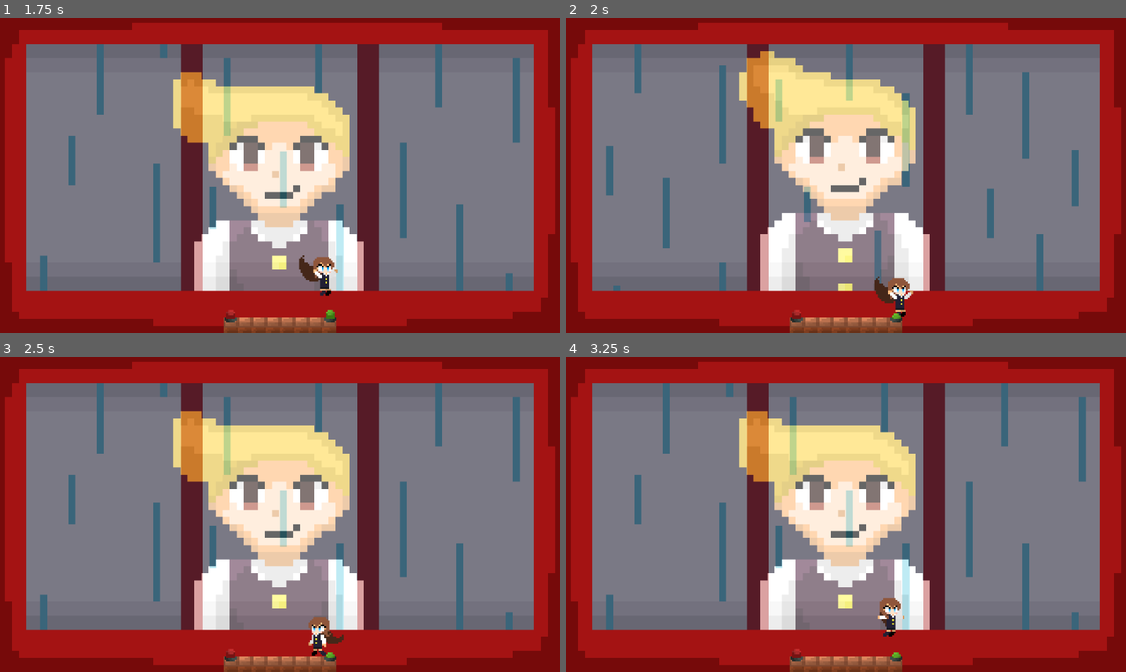
Above: before the commit, frames 1-4 (two rows, left to right).
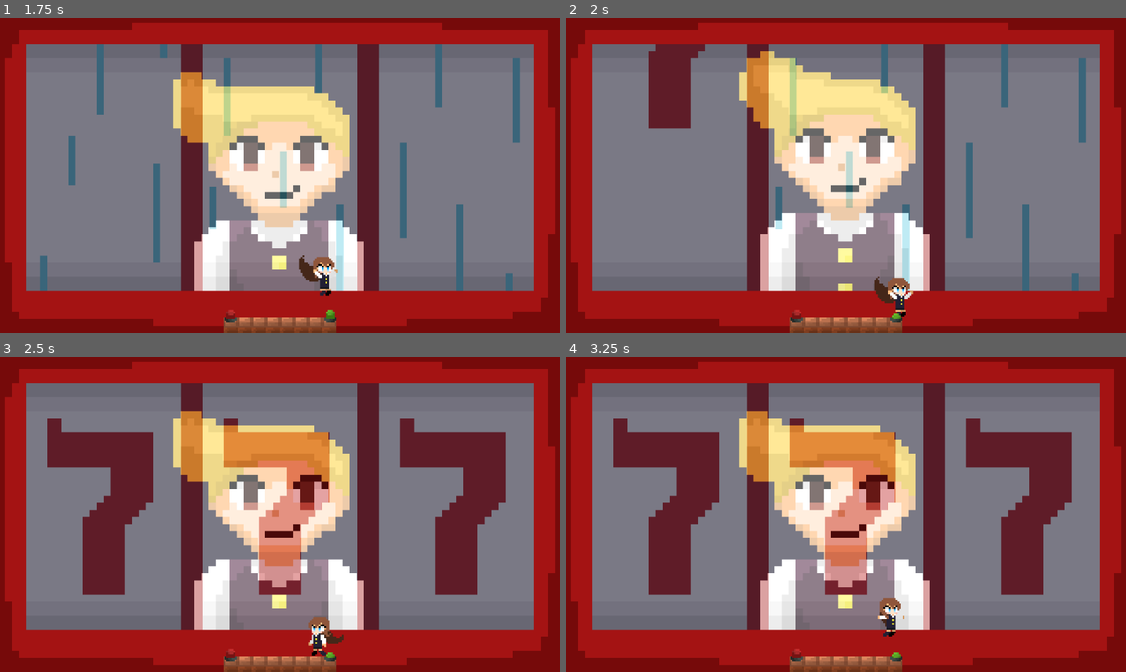
Above: after the commit, the same moments.

Repository: Kiydo/GameJam45
Game: Godot game, scene res://Scene/Stages/baseLevel.tscn
Two runs of this game, one before a commit and one after it. Both use one fixed random seed, a clock stepped at 60 frames per second and the inputs below.
Inputs:
- Up to frame 1 (1.75 s): hold D (move_right) from 0.53 s (still down); tap W (jump) at 0.77, 1.52 s
- Up to frame 2 (2 s): keep holding D (move_right)
- Up to frame 3 (2.5 s): release D (move_right) at 2.03 s; hold A (move_left) from 2.03 s (still down)
- Up to frame 4 (3.25 s): release A (move_left) at 2.78 s; hold D (move_right) from 2.78 s (still down); tap W (jump) at 3.02 s

Frame 1 is identical in both runs. In frame 2, 8.3% of the frame differs, in the area x 7-93%, y 8-87%; in frame 3, 19%; in frame 4, 19%.

Commit message:
Slot controller for successful roll

Diff:
--- /dev/null
+++ b/gamejam45/Prefab/Environment/slots.gd
@@ -0,0 +1,41 @@
+extends AnimatedSprite2D
+#@onready var animated_sprite: AnimatedSprite2D = $AnimatedSprite2D
+
+var coin_flip : float = 0.5
+
+enum State {SUCCESS, FAIL}
+var current_state : State
+var animation_trigger : bool = false
+
+# Called when the node enters the scene tree for the first time.
+func _ready() -> void:
+	var anims = get_sprite_frames().get_animation_names()
+	print("Available animations: ", anims)
+	connect("animation_finished", Callable(self, "_on_animation_finished"))
+	randomize()
+
+func recive_roll(result):
+	print("putting in roll")
+	if result == true:
+		print("in")
+		current_state = State.SUCCESS
+	else:
+		current_state = State.FAIL
+	slot_animation()
+
+func slot_animation():
+	if current_state == State.SUCCESS:
+		print("playing success animation")
+		play("win")
+	else:
+		var roll = randf()
+		if roll <= coin_flip:
+			print("playing failed animation 1")
+			play("failOne")
+		else:
+			print("playing failed animation 2")
+			play("failTwo")
+
+# Called every frame. 'delta' is the elapsed time since the previous frame.
+func _process(delta: float) -> void:
+	pass
--- /dev/null
+++ b/gamejam45/Prefab/Environment/slots.tscn
@@ -0,0 +1,142 @@
+[gd_scene load_steps=19 format=3 uid="uid://bbgnywm2s1xwj"]
+
+[ext_resource type="Texture2D" uid="uid://nfc3ntl253mc" path="res://Textures/slotmachinebg.png" id="1_600ww"]
+[ext_resource type="Script" path="res://Prefab/Environment/slots.gd" id="2_y6qvv"]
+
+[sub_resource type="AtlasTexture" id="AtlasTexture_4q4pm"]
+atlas = ExtResource("1_600ww")
+region = Rect2(1280, 180, 320, 180)
+
+[sub_resource type="AtlasTexture" id="AtlasTexture_q5a55"]
+atlas = ExtResource("1_600ww")
+region = Rect2(0, 360, 320, 180)
+
+[sub_resource type="AtlasTexture" id="AtlasTexture_e0qot"]
+atlas = ExtResource("1_600ww")
+region = Rect2(320, 360, 320, 180)
+
+[sub_resource type="AtlasTexture" id="AtlasTexture_e8ee3"]
+atlas = ExtResource("1_600ww")
+region = Rect2(640, 360, 320, 180)
+
+[sub_resource type="AtlasTexture" id="AtlasTexture_yvi61"]
+atlas = ExtResource("1_600ww")
+region = Rect2(960, 360, 320, 180)
+
+[sub_resource type="AtlasTexture" id="AtlasTexture_ljbxm"]
+atlas = ExtResource("1_600ww")
+region = Rect2(1280, 360, 320, 180)
+
+[sub_resource type="AtlasTexture" id="AtlasTexture_acm1r"]
+atlas = ExtResource("1_600ww")
+region = Rect2(0, 540, 320, 180)
+
+[sub_resource type="AtlasTexture" id="AtlasTexture_po0fm"]
+atlas = ExtResource("1_600ww")
+region = Rect2(320, 540, 320, 180)
+
+[sub_resource type="AtlasTexture" id="AtlasTexture_iyy4p"]
+atlas = ExtResource("1_600ww")
+region = Rect2(320, 0, 320, 180)
+
+[sub_resource type="AtlasTexture" id="AtlasTexture_be7ss"]
+atlas = ExtResource("1_600ww")
+region = Rect2(640, 0, 320, 180)
+
+[sub_resource type="AtlasTexture" id="AtlasTexture_ub0ks"]
+atlas = ExtResource("1_600ww")
+region = Rect2(960, 0, 320, 180)
+
+[sub_resource type="AtlasTexture" id="AtlasTexture_oggk4"]
+atlas = ExtResource("1_600ww")
+region = Rect2(0, 180, 320, 180)
+
+[sub_resource type="AtlasTexture" id="AtlasTexture_mxa23"]
+atlas = ExtResource("1_600ww")
+region = Rect2(320, 180, 320, 180)
+
+[sub_resource type="AtlasTexture" id="AtlasTexture_yr0f8"]
+atlas = ExtResource("1_600ww")
+region = Rect2(640, 180, 320, 180)
+
+[sub_resource type="AtlasTexture" id="AtlasTexture_ro220"]
+atlas = ExtResource("1_600ww")
+region = Rect2(960, 180, 320, 180)
+
+[sub_resource type="SpriteFrames" id="SpriteFrames_21tro"]
+animations = [{
+"frames": [{
+"duration": 1.0,
+"texture": SubResource("AtlasTexture_4q4pm")
+}, {
+"duration": 1.0,
+"texture": SubResource("AtlasTexture_q5a55")
+}, {
+"duration": 1.0,
+"texture": SubResource("AtlasTexture_e0qot")
+}, {
+"duration": 1.0,
+"texture": SubResource("AtlasTexture_e8ee3")
+}],
+"loop": false,
+"name": &"failOne",
+"speed": 8.0
+}, {
+"frames": [{
+"duration": 1.0,
+"texture": SubResource("AtlasTexture_yvi61")
+}, {
+"duration": 1.0,
+"texture": SubResource("AtlasTexture_ljbxm")
+}, {
+"duration": 1.0,
+"texture": SubResource("AtlasTexture_acm1r")
+}, {
+"duration": 1.0,
+"texture": SubResource("AtlasTexture_po0fm")
+}],
+"loop": false,
+"name": &"failTwo",
+"speed": 8.0
+}, {
+"frames": [{
+"duration": 1.0,
+"texture": SubResource("AtlasTexture_iyy4p")
+}, {
+"duration": 1.0,
+"texture": SubResource("AtlasTexture_be7ss")
+}, {
+"duration": 1.0,
+"texture": SubResource("AtlasTexture_ub0ks")
+}],
+"loop": true,
+"name": &"spinning",
+"speed": 8.0
+}, {
+"frames": [{
+"duration": 1.0,
+"texture": SubResource("AtlasTexture_oggk4")
+}, {
+"duration": 1.0,
+"texture": SubResource("AtlasTexture_mxa23")
+}, {
+"duration": 1.0,
+"texture": SubResource("AtlasTexture_yr0f8")
+}, {
+"duration": 1.0,
+"texture": SubResource("AtlasTexture_ro220")
+}],
+"loop": false,
+"name": &"win",
+"speed": 8.0
+}]
+
+[node name="Slots" type="AnimatedSprite2D"]
+light_mask = 4
+visibility_layer = 4
+position = Vector2(0, -162)
+scale = Vector2(2, 2)
+sprite_frames = SubResource("SpriteFrames_21tro")
+animation = &"failOne"
+autoplay = "spinning"
+script = ExtResource("2_y6qvv")
--- a/gamejam45/Scene/Stages/baseLevel.tscn
+++ b/gamejam45/Scene/Stages/baseLevel.tscn
@@ -1,8 +1,8 @@
-[gd_scene load_steps=36 format=4 uid="uid://hjrjm8eisbea"]
+[gd_scene load_steps=20 format=4 uid="uid://hjrjm8eisbea"]
 
 [ext_resource type="Texture2D" uid="uid://np4mjwopx2xj" path="res://Textures/woodPlatform.png" id="1_6qcs5"]
 [ext_resource type="PackedScene" uid="uid://ilo361v6uty5" path="res://Prefab/player.tscn" id="2_kevur"]
-[ext_resource type="Texture2D" uid="uid://nfc3ntl253mc" path="res://Textures/slotmachinebg.png" id="3_7c4gc"]
+[ext_resource type="PackedScene" uid="uid://bbgnywm2s1xwj" path="res://Prefab/Environment/slots.tscn" id="3_epiwc"]
 [ext_resource type="Texture2D" uid="uid://dn28u6clxvoq6" path="res://Textures/TimCasino.png" id="4_c1bf8"]
 [ext_resource type="PackedScene" uid="uid://dka2xxob1qpdj" path="res://Prefab/Environment/RedButton.tscn" id="5_u6kdx"]
 [ext_resource type="PackedScene" uid="uid://dcfoxclgitbia" path="res://Prefab/Environment/GreenButton.tscn" id="6_048ml"]
@@ -19,134 +19,6 @@
 [sub_resource type="TileSet" id="TileSet_u6h83"]
 physics_layer_0/collision_layer = 1
 sources/0 = SubResource("TileSetAtlasSource_c06nu")
-
-[sub_resource type="AtlasTexture" id="AtlasTexture_4q4pm"]
-atlas = ExtResource("3_7c4gc")
-region = Rect2(1280, 180, 320, 180)
-
-[sub_resource type="AtlasTexture" id="AtlasTexture_q5a55"]
-atlas = ExtResource("3_7c4gc")
-region = Rect2(0, 360, 320, 180)
-
-[sub_resource type="AtlasTexture" id="AtlasTexture_e0qot"]
-atlas = ExtResource("3_7c4gc")
-region = Rect2(320, 360, 320, 180)
-
-[sub_resource type="AtlasTexture" id="AtlasTexture_e8ee3"]
-atlas = ExtResource("3_7c4gc")
-region = Rect2(640, 360, 320, 180)
-
-[sub_resource type="AtlasTexture" id="AtlasTexture_yvi61"]
-atlas = ExtResource("3_7c4gc")
-region = Rect2(960, 360, 320, 180)
-
-[sub_resource type="AtlasTexture" id="AtlasTexture_ljbxm"]
-atlas = ExtResource("3_7c4gc")
-region = Rect2(1280, 360, 320, 180)
-
-[sub_resource type="AtlasTexture" id="AtlasTexture_acm1r"]
-atlas = ExtResource("3_7c4gc")
-region = Rect2(0, 540, 320, 180)
-
-[sub_resource type="AtlasTexture" id="AtlasTexture_po0fm"]
-atlas = ExtResource("3_7c4gc")
-region = Rect2(320, 540, 320, 180)
-
-[sub_resource type="AtlasTexture" id="AtlasTexture_iyy4p"]
-atlas = ExtResource("3_7c4gc")
-region = Rect2(320, 0, 320, 180)
-
-[sub_resource type="AtlasTexture" id="AtlasTexture_be7ss"]
-atlas = ExtResource("3_7c4gc")
-region = Rect2(640, 0, 320, 180)
-
-[sub_resource type="AtlasTexture" id="AtlasTexture_ub0ks"]
-atlas = ExtResource("3_7c4gc")
-region = Rect2(960, 0, 320, 180)
-
-[sub_resource type="AtlasTexture" id="AtlasTexture_oggk4"]
-atlas = ExtResource("3_7c4gc")
-region = Rect2(0, 180, 320, 180)
-
-[sub_resource type="AtlasTexture" id="AtlasTexture_mxa23"]
-atlas = ExtResource("3_7c4gc")
-region = Rect2(320, 180, 320, 180)
-
-[sub_resource type="AtlasTexture" id="AtlasTexture_yr0f8"]
-atlas = ExtResource("3_7c4gc")
-region = Rect2(640, 180, 320, 180)
-
-[sub_resource type="AtlasTexture" id="AtlasTexture_ro220"]
-atlas = ExtResource("3_7c4gc")
-region = Rect2(960, 180, 320, 180)
-
-[sub_resource type="SpriteFrames" id="SpriteFrames_21tro"]
-animations = [{
-"frames": [{
-"duration": 1.0,
-"texture": SubResource("AtlasTexture_4q4pm")
-}, {
-"duration": 1.0,
-"texture": SubResource("AtlasTexture_q5a55")
-}, {
-"duration": 1.0,
-"texture": SubResource("AtlasTexture_e0qot")
-}, {
-"duration": 1.0,
-"texture": SubResource("AtlasTexture_e8ee3")
-}],
-"loop": false,
-"name": &"lose1",
-"speed": 8.0
-}, {
-"frames": [{
-"duration": 1.0,
-"texture": SubResource("AtlasTexture_yvi61")
-}, {
-"duration": 1.0,
-"texture": SubResource("AtlasTexture_ljbxm")
-}, {
-"duration": 1.0,
-"texture": SubResource("AtlasTexture_acm1r")
-}, {
-"duration": 1.0,
-"texture": SubResource("AtlasTexture_po0fm")
-}],
-"loop": false,
-"name": &"lose2",
-"speed": 8.0
-}, {
-"frames": [{
-"duration": 1.0,
-"texture": SubResource("AtlasTexture_iyy4p")
-}, {
-"duration": 1.0,
-"texture": SubResource("AtlasTexture_be7ss")
-}, {
-"duration": 1.0,
-"texture": SubResource("AtlasTexture_ub0ks")
-}],
-"loop": true,
-"name": &"spinning",
-"speed": 8.0
-}, {
-"frames": [{
-"duration": 1.0,
-"texture": SubResource("AtlasTexture_oggk4")
-}, {
-"duration": 1.0,
-"texture": SubResource("AtlasTexture_mxa23")
-}, {
-"duration": 1.0,
-"texture": SubResource("AtlasTexture_yr0f8")
-}, {
-"duration": 1.0,
-"texture": SubResource("AtlasTexture_ro220")
-}],
-"loop": false,
-"name": &"win",
-"speed": 8.0
-}]
 
 [sub_resource type="AtlasTexture" id="AtlasTexture_7uiqu"]
 atlas = ExtResource("4_c1bf8")
@@ -256,14 +128,7 @@
 [node name="Player" parent="." instance=ExtResource("2_kevur")]
 top_level = true
 
-[node name="Slots" type="AnimatedSprite2D" parent="."]
-light_mask = 4
-visibility_layer = 4
-position = Vector2(0, -162)
-scale = Vector2(2, 2)
-sprite_frames = SubResource("SpriteFrames_21tro")
-animation = &"spinning"
-autoplay = "spinning"
+[node name="Slots" parent="." instance=ExtResource("3_epiwc")]
 
 [node name="Tim" type="AnimatedSprite2D" parent="."]
 show_behind_parent = true
--- a/gamejam45/Scripts/Objects/green_button.gd
+++ b/gamejam45/Scripts/Objects/green_button.gd
@@ -1,19 +1,37 @@
 extends CharacterBody2D
 @export var character_body_2d : CharacterBody2D = null
+@export var success_chance : float = 0.9
 
 @onready var animated_sprite_2d: AnimatedSprite2D = $AnimatedSprite2D
+#@onready var slots = preload("res://Prefab/Environment/slots.gd").new
+@onready var slots = get_parent().get_node("Slots")
 
 
-enum State {NOT_PRESSED, PRESSED}
+enum State {IDLE, SUCCESS, FAIL}
+var current_state: State = State.IDLE
 var animation_trigger : bool = false
 var fail_trigger : bool = false
+var result : bool = false # false = fail
 
 func _ready() -> void:
 	animated_sprite_2d.connect("animation_finished", Callable(self, "_on_animation_finished"))
 	character_body_2d = get_parent().get_node("Player")
+	randomize()# for randf()
+
+func _gamble() -> void:
+	var roll = randf() # roll for the odds
+	if roll <= success_chance:
+		print("Roll Success")
+		result = true
+	else:
+		print("Roll Failed")
+		result = false
+	slots.recive_roll(result)
+
 
 
 func _on_hurtbox_body_entered(body: Node2D) -> void:
 	print("pressed green button")
 	animated_sprite_2d.play("pressed")
+	_gamble()
 	fail_trigger = true
